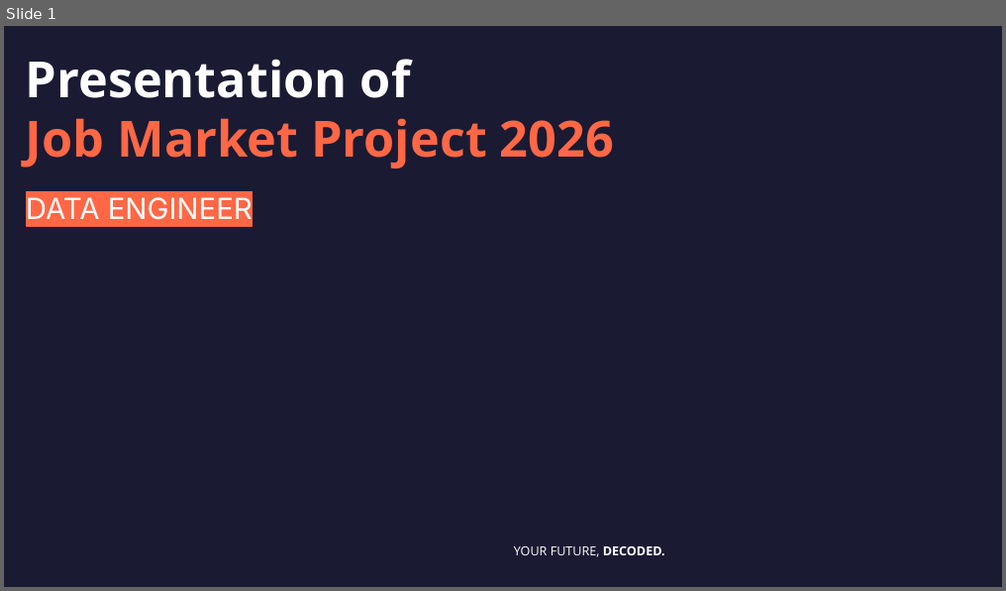
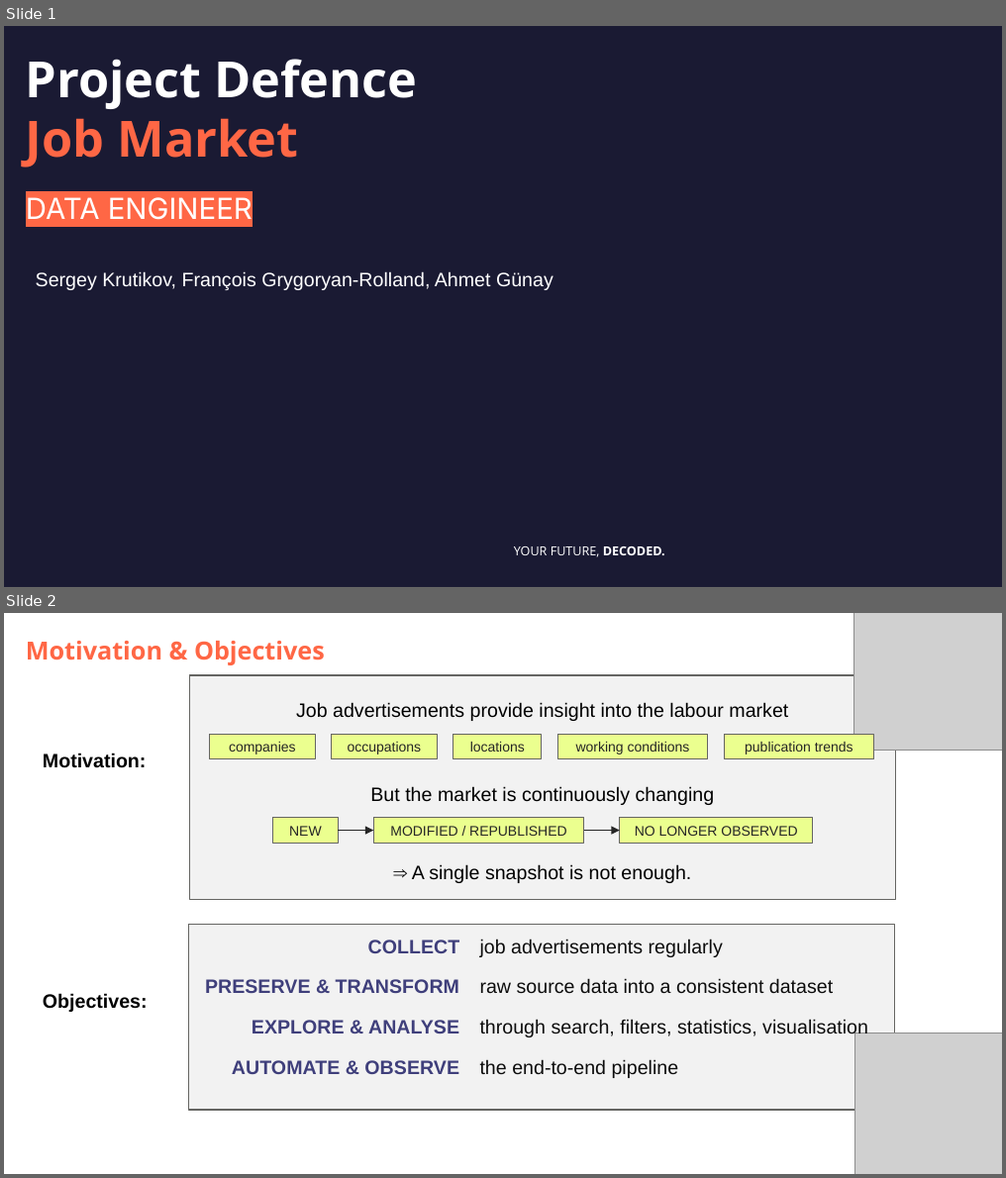
Before and after one commit to DataScientest-Studio/jun26bde-job-market, a slide deck: docs/defence/Defence.pptx. Shown one above the other, each under a label of ours: slide 1 before the commit, slides 1 and 2 after it. The pictures are 1006x591 and 1006x1178 pixels, drawn with LibreOffice and Linux fonts; fonts in the diff are those of the drawing; grey boxes stand for pictures; background and template pictures are left out. Boxes give left, top, right and bottom in pixels: in the first picture for what was removed or moved away, otherwise in the second. Text is boxed around its words. In the diff, an @@ line names an element or a change of style, - is before the commit and + after.

```diff
--- a/docs/defence/Defence.pptx
+++ b/docs/defence/Defence.pptx
@@ slide 2 added at (4, 613, 1002, 1174), background #FFFFFF @@
@@ subtitle added at (26, 641, 325, 665), 18 pt, text #FF6745, bold @@
+Motivation & Objectives
@@ picture added at (854, 613, 1002, 751) @@
@@ rectangle added at (189, 674, 895, 898), fill #F2F2F2, outline #666563 1 pt @@
@@ text added at (296, 702, 788, 721), 14 pt, text #000000 @@
+Job advertisements provide insight into the labour market
@@ text added at (43, 753, 147, 768), 14 pt, text #000000, bold @@
+Motivation:
@@ group added at (210, 734, 873, 759): 5 rectangles @@
+companies
+occupations
+locations
+working conditions
+publication trends
@@ text added at (370, 786, 715, 805), 14 pt, text #000000 @@
+But the market is continuously changing
@@ group added at (272, 818, 812, 843): 3 rectangles, 2 arrows @@
+NEW
+MODIFIED / REPUBLISHED
+NO LONGER OBSERVED
@@ text added at (412, 864, 691, 883), 14 pt, text #000000 @@
+⇒ A single snapshot is not enough.
@@ rectangle added at (188, 924, 894, 1110), fill #F2F2F2, outline #666563 1 pt @@
@@ table added at (195, 932, 891, 1093), 4 rows, 2 columns @@
+COLLECT | job advertisements regularly
+PRESERVE & TRANSFORM | raw source data into a consistent dataset
+EXPLORE & ANALYSE | through search, filters, statistics, visualisation
+AUTOMATE & OBSERVE | the end-to-end pipeline
@@ text added at (43, 993, 148, 1012), 14 pt, text #000000, bold @@
+Objectives:
@@ picture added at (854, 1033, 1002, 1174) @@
@@ slide 1 changed as well @@
@@ title at (26, 59, 417, 168): text changed; text colour #FF6745 to #FFFFFF @@
-Presentation of
-Job Market Project 2026
+Project Defence
+Job Market
@@ text added at (36, 272, 553, 290), 14 pt, text #FFFFFF @@
+Sergey Krutikov, François Grygoryan-Rolland, Ahmet Günay
```
Also in this commit, not shown: 4 other slides changed, 8 other slides added, 2 slides removed, 33 other files.
